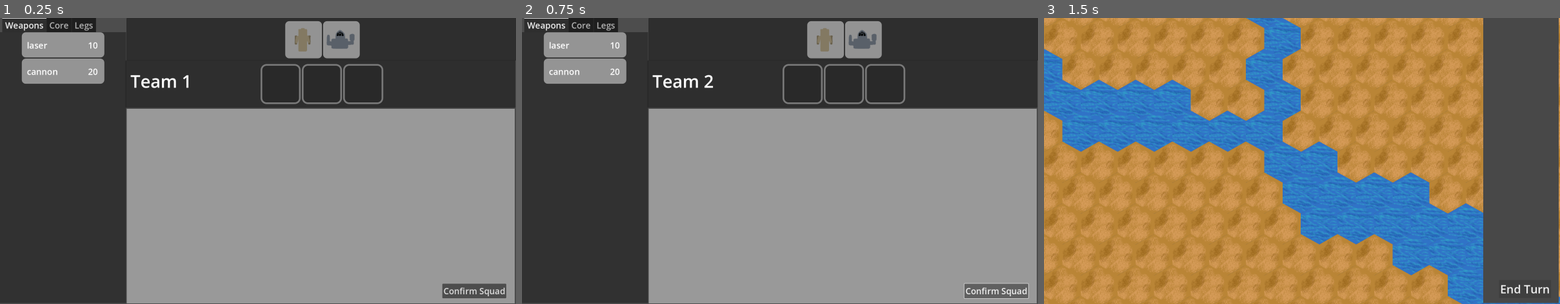
Above: before the commit, frames 1-3 (left to right).
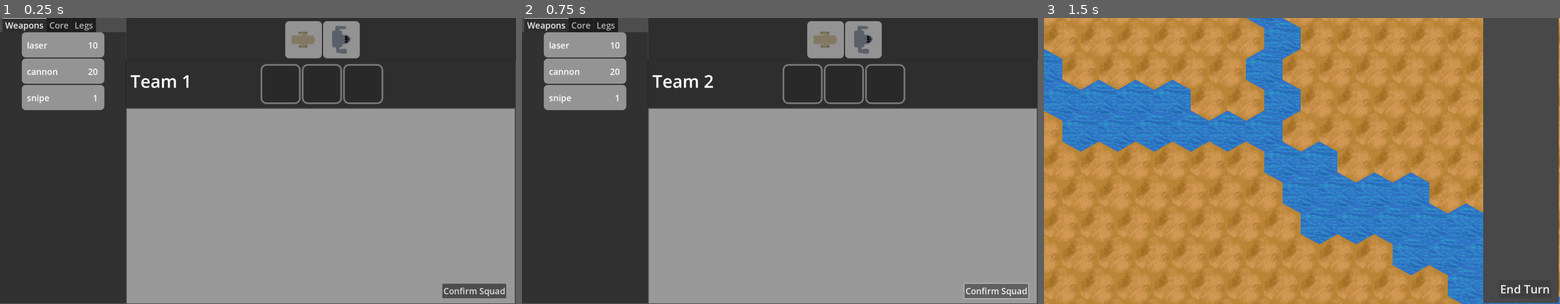
Above: after the commit, the same moments.

Repository: Salanmander/MechIntro
Game: Godot game, scene res://Hangar/hangar.tscn
Two runs of this game, one before a commit and one after it. Both use one fixed random seed, a clock stepped at 60 frames per second and the inputs below.
Inputs:
- Up to frame 1 (0.25 s): no input
- Up to frame 2 (0.75 s): click "Confirm Squad" at 0.5 s
- Up to frame 3 (1.5 s): click "Confirm Squad" at 1.25 s

The runs differ from the first frame. In frame 1, 1.7% of the frame differs, in the area x 4-69%, y 2-33%; in frame 2, 1.7%; in frame 3, nothing differs.

Commit message:
Mech rotation
On target, rotates to face target. Does not currently snap to hex directions. Shot objects are using global positions starting from the weapon level, because I CBA to pass the information up the chain including the rotations.

Diff:
--- a/Battlefield/Mech/Weapons/weapon.gd
+++ b/Battlefield/Mech/Weapons/weapon.gd
@@ -3,6 +3,7 @@
 
 
 signal shot_fired(shot: CannonShot)
+signal laser_fired(laser: Line2D)
 
 var fire_button: Button = null
 var target: Mech = null
@@ -112,16 +113,16 @@
 
 		var laser: Line2D = Line2D.new()
 		laser.width = 2
-		laser.add_point(Vector2(0,0))
-		laser.add_point(target)
-		add_child(laser)
+		laser.add_point(global_position)
+		laser.add_point(global_position + target)
+		get_tree().create_timer(0.3).timeout.connect(laser.queue_free)
 
-		get_tree().create_timer(0.3).timeout.connect(laser.queue_free)
+		laser_fired.emit(laser)
 
 	elif(weapon_type == "cannon"):
 		var shot: CannonShot = CannonShot.create(target)
-		shot.position += position
-		shot.target += position
+		shot.position = global_position
+		shot.target = global_position + target
 		shot_fired.emit(shot)
 		pass
 
--- a/Battlefield/Mech/mech.gd
+++ b/Battlefield/Mech/mech.gd
@@ -10,6 +10,7 @@
 signal design_changed()
 signal description_changed(new_description: String)
 signal shot_fired(shot: CannonShot)
+signal laser_fired(laser: Line2D)
 
 var move_speed: int = 0
 var moved_this_turn: int = 0
@@ -189,7 +190,7 @@
 	var cur_weapon: Weapon = weapon_dict["content"]
 	if( cur_weapon != null ):
 		cur_weapon.queue_free()
-		remove_child(cur_weapon)
+		$Sprite.remove_child(cur_weapon)
 	weapon_dict["content"] = weapon
 	add_weapon(weapon)
 	var pos_array = weapon_dict["battle_pos"]
@@ -206,20 +207,9 @@
 func add_weapon(new_weapon: Weapon) -> void:
 	new_weapon.mech_accuracy = accuracy_bonus
 	new_weapon.shot_fired.connect(_on_shot_fired)
-	add_child(new_weapon)
-
-
-func add_laser() -> void:
-	var new_weapon: Weapon = Weapon.new()
-	new_weapon.set_parameters("laser")
-	new_weapon.position = Vector2(randi_range(-30, 30), randi_range(-30, 30))
-	new_weapon.mech_accuracy = accuracy_bonus
-
-	var weapon_dict: Dictionary = {}
-	weapon_dict["type"] = "weapon"
-	weapon_dict["content"] = new_weapon
-	parts.append(weapon_dict)
-	add_child(new_weapon)
+	new_weapon.laser_fired.connect(_on_laser_fired)
+	$Sprite.add_child(new_weapon)
+
 
 func highlight() -> void:
 	$Highlight.visible = true
@@ -228,9 +218,14 @@
 	$Highlight.visible = false
 
 func target(new_target: Mech) -> void:
+	if( new_target ):
+		face_point(new_target.global_position)
 	for part: Dictionary in parts:
 		if(part["type"] == "weapon" and part["content"] != null):
 			part["content"].change_target(new_target)
+
+func face_point(global_loc: Vector2) -> void:
+	$Sprite.rotation = global_position.angle_to_point(global_loc)
 
 func _unhandled_input(event: InputEvent) -> void:
 	if event is InputEventMouseButton and event.is_pressed():
@@ -275,9 +270,10 @@
 	$ArmorBar.value = armor
 
 func _on_shot_fired(shot: CannonShot) -> void:
-	shot.position += position
-	shot.target += position
 	shot_fired.emit(shot)
+
+func _on_laser_fired(laser: Line2D) -> void:
+	laser_fired.emit(laser)
 
 func set_max_shield(value: int) -> void:
 	max_shield = value
--- a/Battlefield/battlefield.gd
+++ b/Battlefield/battlefield.gd
@@ -45,6 +45,7 @@
 		new_mech.position = $Terrain.map_to_local(grid_loc)
 		new_mech.clicked.connect(_on_mech_clicked)
 		new_mech.shot_fired.connect(_on_shot_fired)
+		new_mech.laser_fired.connect(_on_laser_fired)
 		add_child(new_mech)
 		if( team_num == 1):
 			team1_mechs.append(new_mech)
@@ -154,6 +155,9 @@
 	shot.exploded.connect(_on_explode_at)
 	add_child(shot)
 
+func _on_laser_fired(laser: Line2D) -> void:
+	add_child(laser)
+
 func _on_explode_at(loc: Vector2) -> void:
 	var explosion: AnimatedSprite2D = AnimatedSprite2D.new()
 	explosion.sprite_frames = explosion_animation
--- a/Hangar/Modules/modules.json
+++ b/Hangar/Modules/modules.json
@@ -16,6 +16,15 @@
 		"armor_dam": 30,
 		"spread": 7,
 		"weight": 20
+	},
+	{
+		"type": "weapon",
+		"name": "snipe",
+		"weapon_type": "cannon",
+		"shield_dam": 5,
+		"armor_dam": 2,
+		"spread": 0,
+		"weight": 1
 	},
 	{
 		"type": "leg",
--- a/Hangar/chassis.json
+++ b/Hangar/chassis.json
@@ -8,7 +8,7 @@
 			{
 				"type": "weapon",
 				"hangar_pos": [0.8, 0.15],
-				"battle_pos": [0, -42]
+				"battle_pos": [42, 0]
 			},
 			{
 				"type": "core",
@@ -45,12 +45,12 @@
 			{
 				"type": "weapon",
 				"hangar_pos": [0.2, 0.48],
-				"battle_pos": [40, -20]
+				"battle_pos": [20, 40]
 			},
 			{
 				"type": "weapon",
 				"hangar_pos": [0.8, 0.48],
-				"battle_pos": [-43, -18]
+				"battle_pos": [18, -43]
 			},
 			{
 				"type": "leg",
Binary file changed: Battlefield/Mech/cricketOnBattlefield.png
Binary file changed: Battlefield/Mech/mantisOnBattlefield.png
